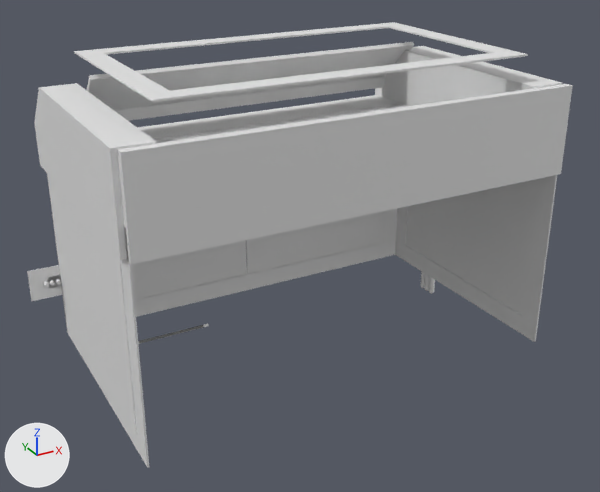
A saved change to the glTF model assets/laser_cutter.glb.
Before and after are seen from a 50 mm camera at (-870.0, -1586.0, 1043.0) aimed at (-13.0, -27.0, 263.0). Lighting does not change. The marker at lower left points along +X, +Y and +Z. Materials are left out; every surface is plain grey. Where no turn or scale is listed for an object, it has been applied to the vertices.

Script lines for the objects in view, before the commit:
```python
ob_buttons_mesh = bpy.data.objects.new('buttons_mesh', me_buttons_mesh)
ob_buttons_mesh.location = (0.0, 0.0, 0.0)
ob_control_panel = bpy.data.objects.new('control_panel', me_control_panel)
ob_control_panel.location = (0.0, 0.0, 0.0)
ob_cover = bpy.data.objects.new('cover', me_cover)
ob_cover.location = (0.0, 0.0, 0.0)
ob_cover2 = bpy.data.objects.new('cover2', me_cover2)
ob_cover2.location = (0.0, 0.0, 0.0)
ob_display = bpy.data.objects.new('display', me_display)
ob_display.location = (0.0, 0.0, 0.0)
ob_door3 = bpy.data.objects.new('door3', me_door3)
ob_door3.location = (0.0, 0.0, 0.0)
ob_left_extension = bpy.data.objects.new('left_extension', me_left_extension)
ob_left_extension.location = (0.0, 0.0, 0.0)
ob_rear_extension = bpy.data.objects.new('rear_extension', me_rear_extension)
ob_rear_extension.location = (0.0, 0.0, 0.0)
ob_right_extension = bpy.data.objects.new('right_extension', me_right_extension)
ob_right_extension.location = (0.0, 0.0, 0.0)
# also in view: 'honeycomb_mesh' at (1.0, -4.0, 504.0); 'door2' at (-226.0, 300.0, 250.0); 'door1' at (226.0, 300.0, 250.0); 'bed' at (0.0, 0.0, 500.0); 'enclosure_left' at (498.0, 0.0, 252.0)
```
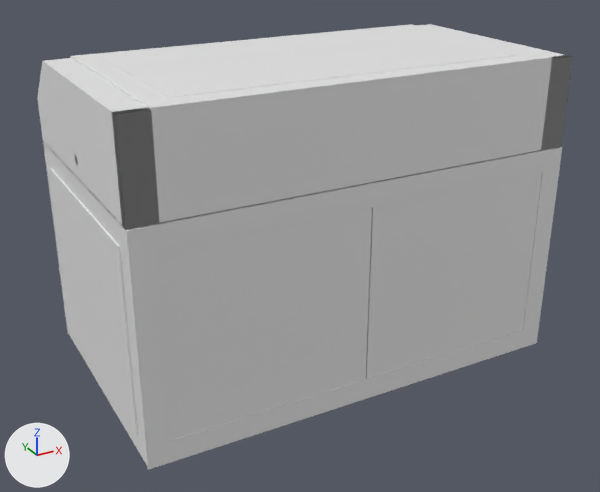
Changed parts and their boxes (x1, y1, x2, y2) in the pictures (600 x 492 px):
'rear_extension', mesh moved
    before: (117, 84, 573, 264)
    after: (112, 56, 573, 230)
'door6', added
    after: (157, 208, 372, 440)
'enclosure_rear', added
    after: (126, 147, 562, 470)
'door5', added
    after: (366, 173, 542, 379)
'cover', reshaped (47% wider, 9% taller)
    before: (86, 42, 414, 121)
    after: (70, 24, 552, 110)
'right_extension', mesh rescaled
    before: (34, 83, 157, 260)
    after: (38, 58, 160, 230)
'glass_top', added
    after: (101, 28, 518, 98)
'left_extension', mesh rescaled
    before: (375, 46, 562, 106)
    after: (416, 24, 573, 151)
'cover2', deleted
    before: (74, 22, 528, 102)
'control_panel', deleted
    before: (27, 265, 63, 301)
'display', deleted
    before: (48, 275, 61, 288)
'buttons_mesh', deleted
    before: (43, 279, 61, 288)
part 5 of me_cables_mesh, deleted
    before: (420, 271, 435, 294)
'door3', unchanged, covered by the edit
    before: (406, 179, 539, 315)
'enclosure_left', unchanged, covered by the edit
    before: (395, 175, 557, 342)
'enclosure_front', unchanged, covered by the edit
    before: (47, 100, 398, 333)
    after: (43, 142, 371, 334)
'door1', unchanged, covered by the edit
    before: (246, 211, 385, 274)

The change, as a diff of the scene's bpy script:
```diff
--- a/assets/laser_cutter.glb.py
+++ b/assets/laser_cutter.glb.py
@@ me_left_extension @@
 me_left_extension.from_pydata(...)  # 10 vertices, 16 faces; spans x 408.0..488.0, y -292.0..308.0, z 444.0..644.0
 # used by ob_left_extension; location = (0.0, 0.0, 0.0)
+# me_left_extension part 1: the whole mesh is scaled about its middle by (0.75, 1, 1), then moved by (22.0, -8.0, 56.0)
@@ me_right_extension @@
 me_right_extension.from_pydata(...)  # 10 vertices, 16 faces; spans x -512.0..-432.0, y -292.0..308.0, z 444.0..644.0
 # used by ob_right_extension; location = (0.0, 0.0, 0.0)
+# me_right_extension part 2: the whole mesh is scaled about its middle by (0.75, 1, 1), then moved by (2.0, -8.0, 56.0)
@@ me_rear_extension @@
 me_rear_extension.from_pydata(...)  # 8 vertices, 12 faces; spans x -500.0..500.0, y -310.0..-290.0, z 440.0..640.0
 # used by ob_rear_extension; location = (0.0, 0.0, 0.0)
+# me_rear_extension part 3: the whole mesh is moved by (0.0, 10.0, 60.0)
@@ me_cover @@
 # used by ob_cover; location = (0.0, 0.0, 0.0)
-me_cover.from_pydata(...)  # 28 vertices, 52 faces; spans x -412.0..428.0, y 167.0..275.0, z 532.0..665.0
+me_cover.from_pydata(...)  # 44 vertices, 84 faces; spans x -440.0..440.0, y -300.0..305.0, z 550.0..704.0
+# me_cover part 4: the whole mesh is rebuilt
@@ me_cables_mesh @@
 # used by ob_cables_mesh; location = (0.0, 0.0, 0.0)
-me_cables_mesh.from_pydata(...)  # 5766 vertices, 11520 faces; spans x 502.0..518.0, y 122.0..178.0, z -58.0..558.0
+me_cables_mesh.from_pydata(...)  # 1922 vertices, 3840 faces; spans x 470.0..550.0, y -40.0..40.0, z -40.0..640.0
+# me_cables_mesh part 5: 5766 vertices removed from x 502.0..518.0, y 122.0..178.0, z -58.0..558.0
@@ me_glass_top @@
+me_glass_top.from_pydata(...)  # a box spanning x -390.0..390.0, y -250.0..150.0, z 695.0..705.0
@@ me_enclosure_rear @@
+me_enclosure_rear.from_pydata(...)  # 16 vertices, 32 faces; spans x -500.0..500.0, y -304.0..-300.0, z 0.0..500.0
@@ me_door6 @@
+me_door6.from_pydata(...)  # a box spanning x -452.0..-2.0, y -302.0..-298.0, z 50.0..450.0
@@ me_door5 @@
+me_door5.from_pydata(...)  # a box spanning x 2.0..452.0, y -302.0..-298.0, z 50.0..450.0
@@ ob_cover2 @@
-ob_cover2 = bpy.data.objects.new('cover2', me_cover2)
-ob_cover2.location = (0.0, 0.0, 0.0)
@@ ob_control_panel @@
-ob_control_panel = bpy.data.objects.new('control_panel', me_control_panel)
-ob_control_panel.location = (0.0, 0.0, 0.0)
@@ ob_display @@
-ob_display = bpy.data.objects.new('display', me_display)
-ob_display.location = (0.0, 0.0, 0.0)
@@ ob_buttons_mesh @@
-ob_buttons_mesh = bpy.data.objects.new('buttons_mesh', me_buttons_mesh)
-ob_buttons_mesh.location = (0.0, 0.0, 0.0)
@@ ob_glass_top @@
+ob_glass_top = bpy.data.objects.new('glass_top', me_glass_top)
+ob_glass_top.location = (0.0, 0.0, 0.0)
@@ ob_enclosure_rear @@
+ob_enclosure_rear = bpy.data.objects.new('enclosure_rear', me_enclosure_rear)
+ob_enclosure_rear.location = (0.0, 0.0, 0.0)
@@ ob_door6 @@
+ob_door6 = bpy.data.objects.new('door6', me_door6)
+ob_door6.location = (0.0, 0.0, 0.0)
@@ ob_door5 @@
+ob_door5 = bpy.data.objects.new('door5', me_door5)
+ob_door5.location = (0.0, 0.0, 0.0)
```
